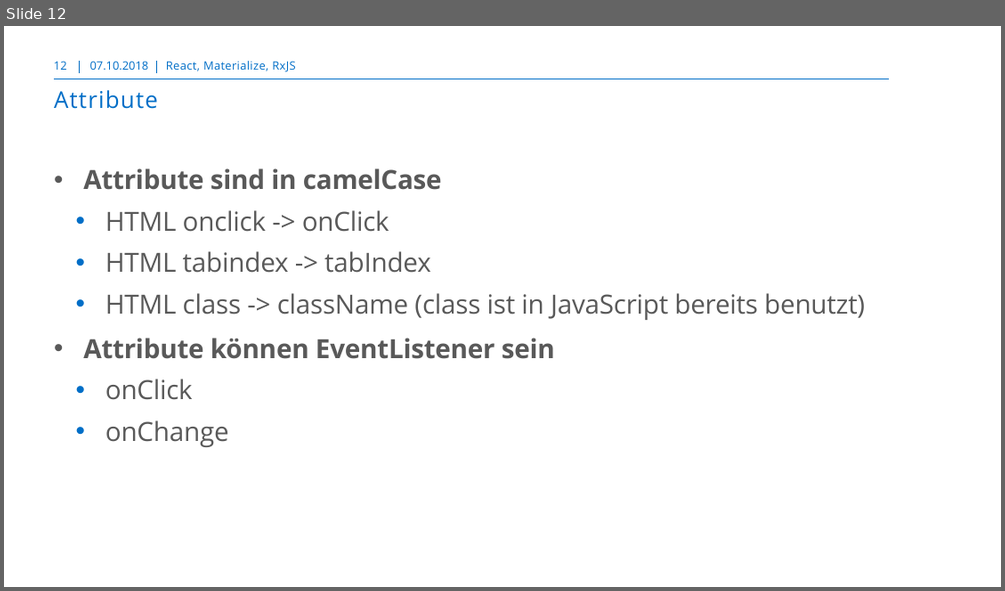
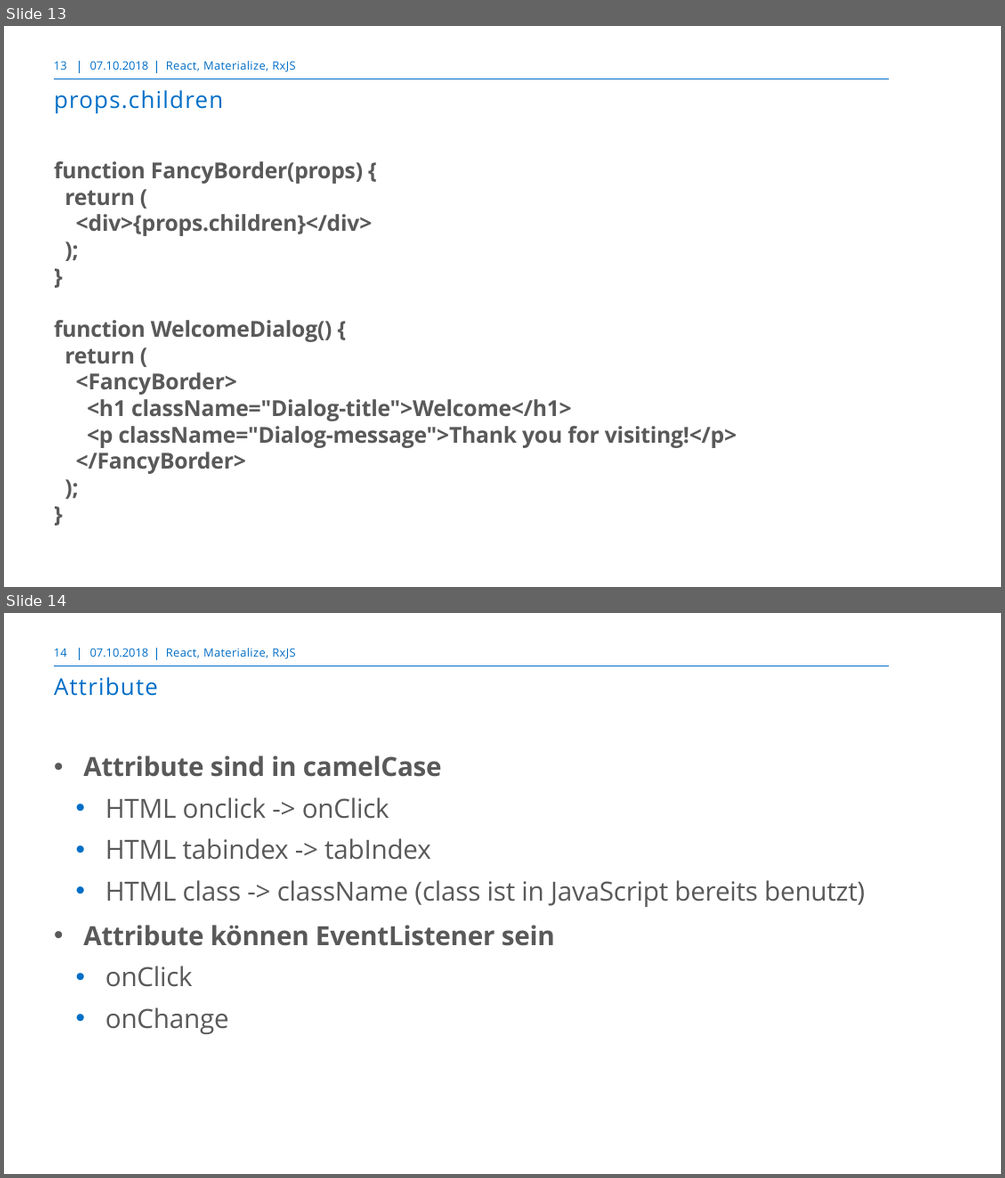
Before and after one commit to markusborer/ReactSample, a slide deck: React.pptx. Shown one above the other, each under a label of ours: slide 12 before the commit, slides 13 and 14 after it. The pictures are 1005x591 and 1005x1178 pixels, drawn with LibreOffice and Linux fonts; fonts in the diff are those of the drawing; background and template pictures are left out. Boxes give left, top, right and bottom in pixels: in the first picture for what was removed or moved away, otherwise in the second. Text is boxed around its words. In the diff, an @@ line names an element or a change of style, - is before the commit and + after.

```diff
--- a/React.pptx
+++ b/React.pptx
@@ slide 13 added at bbox=[4, 26, 1001, 587], background #FFFFFF; not listed: 3 template elements that a slide beside it also shows @@
@@ page number added at bbox=[54, 61, 67, 70], 10.5 pt, text #006EC7 @@
+13
@@ text added at bbox=[90, 61, 149, 70], 10.5 pt, text #006EC7 @@
+07.10.2018
@@ text added at bbox=[166, 61, 295, 72], 10.5 pt, text #006EC7 @@
+React, Materialize, RxJS
@@ title added at bbox=[54, 90, 223, 114], 21 pt, text #006EC7 @@
+props.children
@@ text added at bbox=[54, 161, 736, 474], 20 pt, text #595959, bold @@
+function FancyBorder(props) {
+return (
+<div>{props.children}</div>
+);
+}
+function WelcomeDialog() {
+return (
+<FancyBorder>
+<h1 className="Dialog-title">Welcome</h1>
+<p className="Dialog-message">Thank you for visiting!</p>
+</FancyBorder>
+);
+}
@@ what was slide 12 is now slide 14 @@
@@ page number at bbox=[54, 648, 67, 657]: text changed @@
-12
+14
```
Also in this commit, not shown: 3 slides changed, 3 other slides added.
